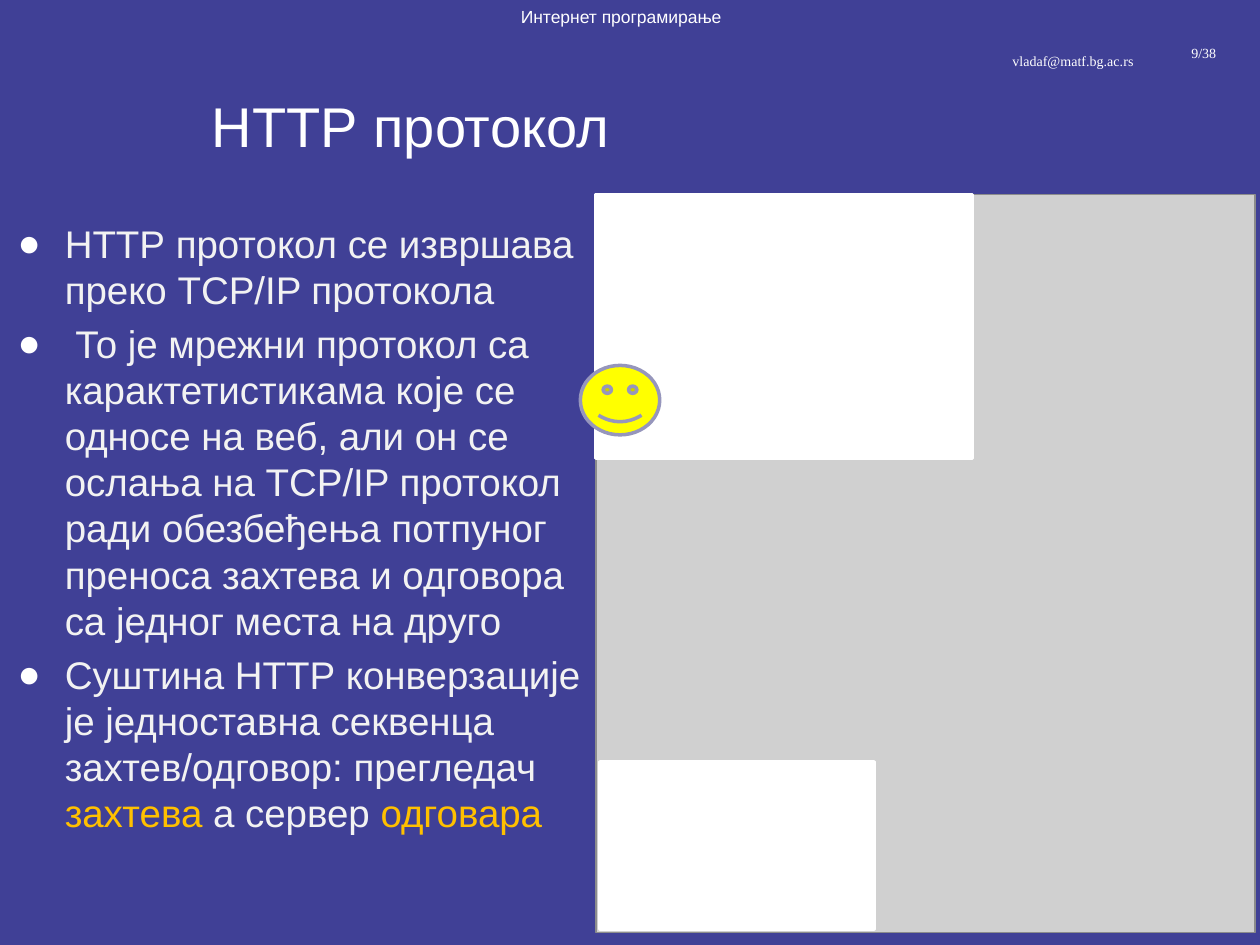
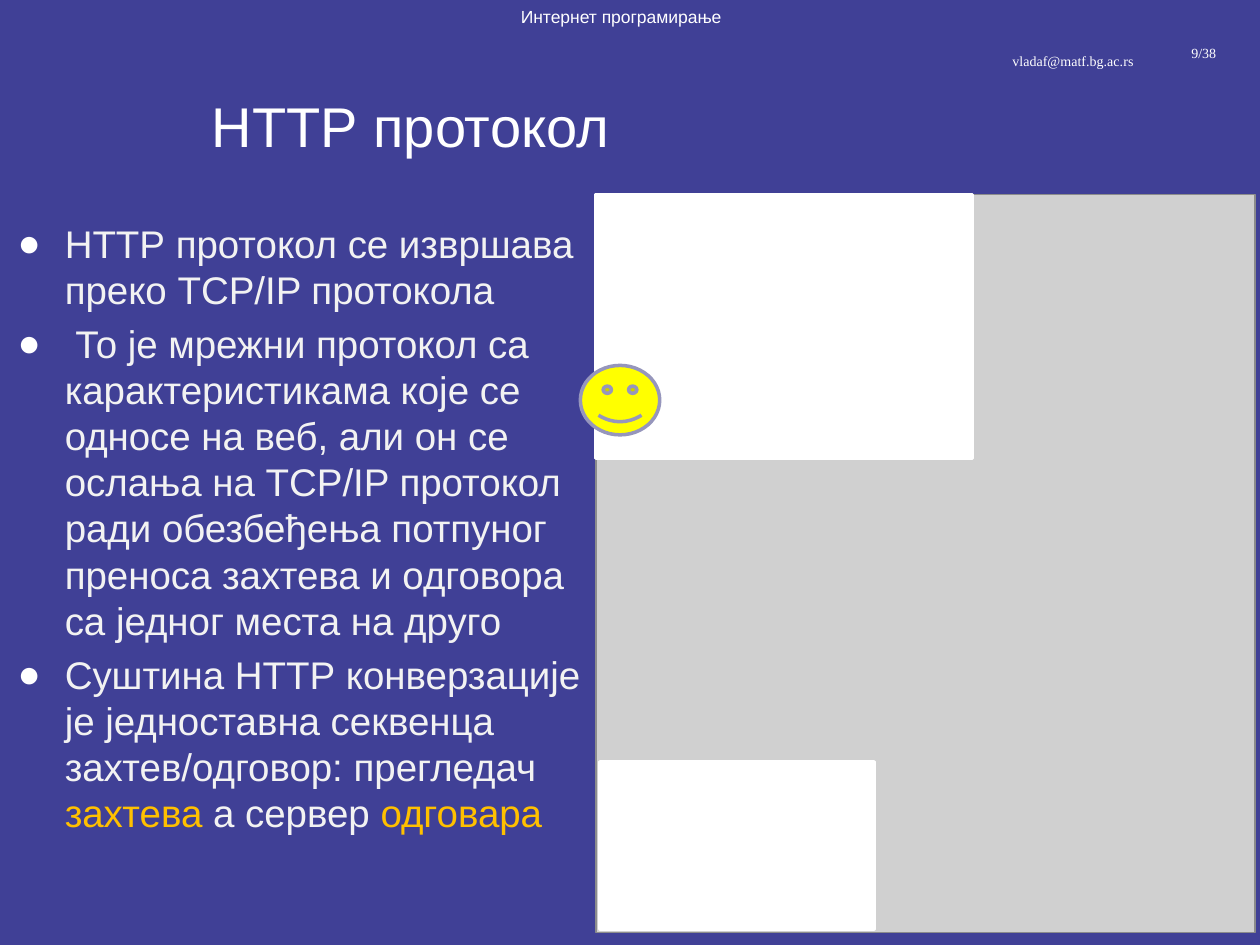
Before and after one commit to pmfbl-ip/IP, a slide deck: slide 9 of predavanja/prezentacije/IP02-01-Veb serveri.pptx. Drawn at 1260x945 pixels with LibreOffice and Linux fonts; fonts in the diff are those of the drawing; grey boxes stand for pictures; background and template pictures are left out. Boxes give left, top, right and bottom in pixels: in the first picture for what was removed or moved away, otherwise in the second. Text is boxed around its words. In the diff, an @@ line names an element or a change of style, - is before the commit and + after.

```diff
--- a/predavanja/prezentacije/IP02-01-Veb serveri.pptx
+++ b/predavanja/prezentacije/IP02-01-Veb serveri.pptx
@@ text at (65,330,564,642): text changed @@
-● То је мрежни протокол са карактетистикама које се односе на веб, али он се ослања на TCP/IP протокол ради обезбеђења потпуног преноса захтева и одговора са једног места на друго
+● То је мрежни протокол са карактеристикама које се односе на веб, али он се ослања на TCP/IP протокол ради обезбеђења потпуног преноса захтева и одговора са једног места на друго
```
Also in this commit, not shown: 34 other files.
